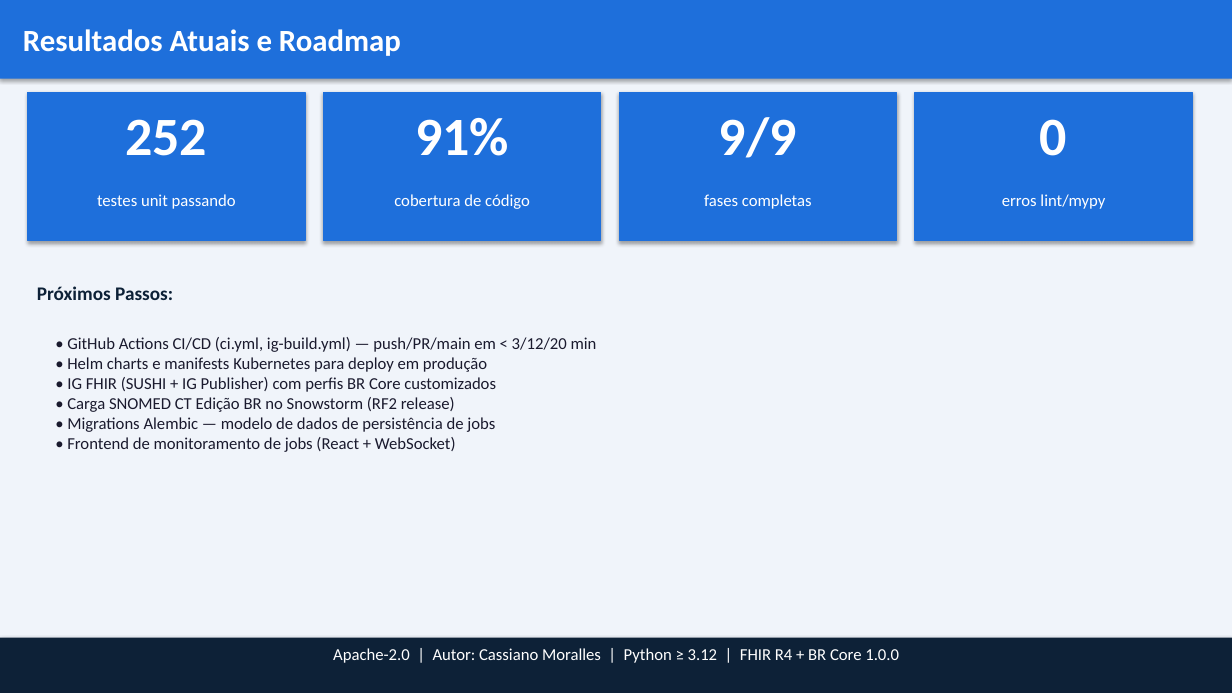
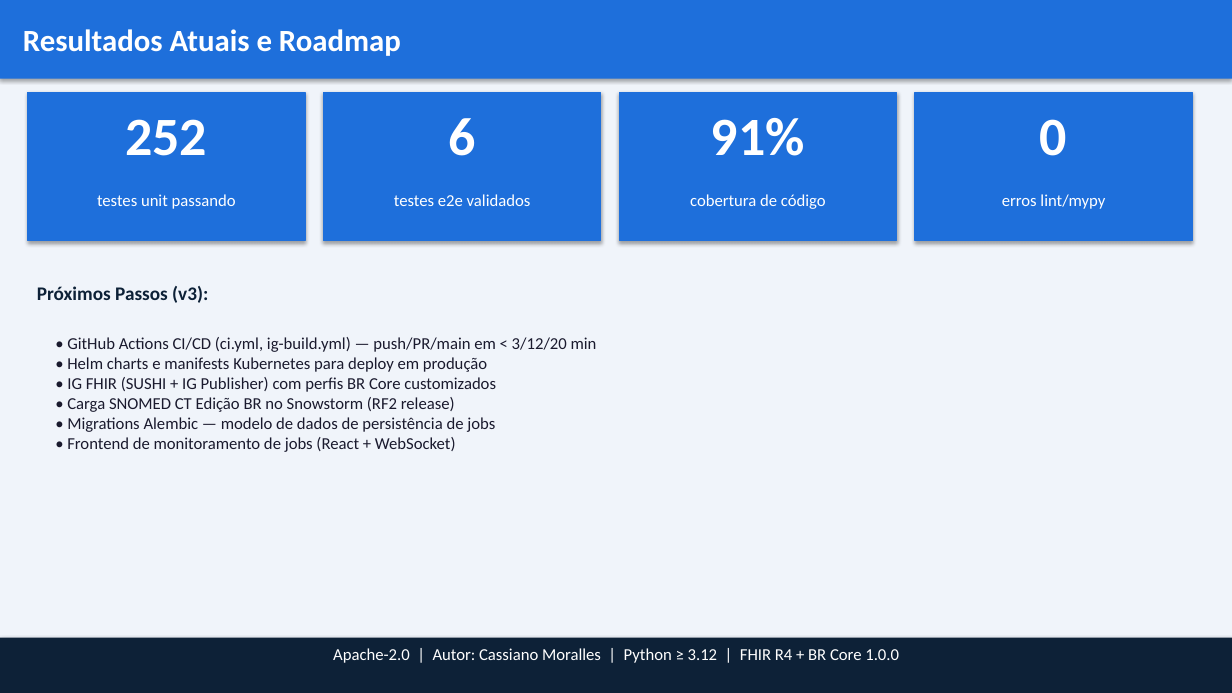
Before and after one commit to cass782019/API2FHIR, a slide deck: slide 17 of docs/fhir-forge-arquitetura.pptx. Drawn at 1232x693 pixels with LibreOffice and Linux fonts; fonts in the diff are those of the drawing. Boxes give left, top, right and bottom in pixels: in the first picture for what was removed or moved away, otherwise in the second. Text is boxed around its words. In the diff, an @@ line names an element or a change of style, - is before the commit and + after.

Commit message:
docs: atualizar documentação completa para tag v2
- PPTX/DOCX regenerados com: ES 7.17.24, Langfuse 2.x, ProxyLLM, 6 e2e
- Slide 1: versão 2; slide 15: título inclui 6 E2E; slide 17: KPI "6 testes e2e"
- DOCX: tabela de serviços com ProxyLLM + notas de compatibilidade ES/Langfuse
- DOCX: métricas com 6 e2e validados; Makefile com make test-e2e e make proxy
- CLAUDE.md e README-bootstrap.md já atualizados na sessão anterior

```diff
--- a/docs/fhir-forge-arquitetura.pptx
+++ b/docs/fhir-forge-arquitetura.pptx
@@ text at [448, 118, 475, 156]: text changed @@
-91%
+6
@@ text at [711, 118, 805, 156]: text changed @@
-9/9
+91%
@@ text at [394, 194, 531, 206]: text changed @@
-cobertura de código
+testes e2e validados
@@ text at [690, 194, 826, 209]: text changed @@
-fases completas
+cobertura de código
@@ text at [37, 286, 208, 303]: text changed @@
-Próximos Passos:
+Próximos Passos (v3):
```
Also in this commit, not shown: 16 other slides changed, 6 other files.
